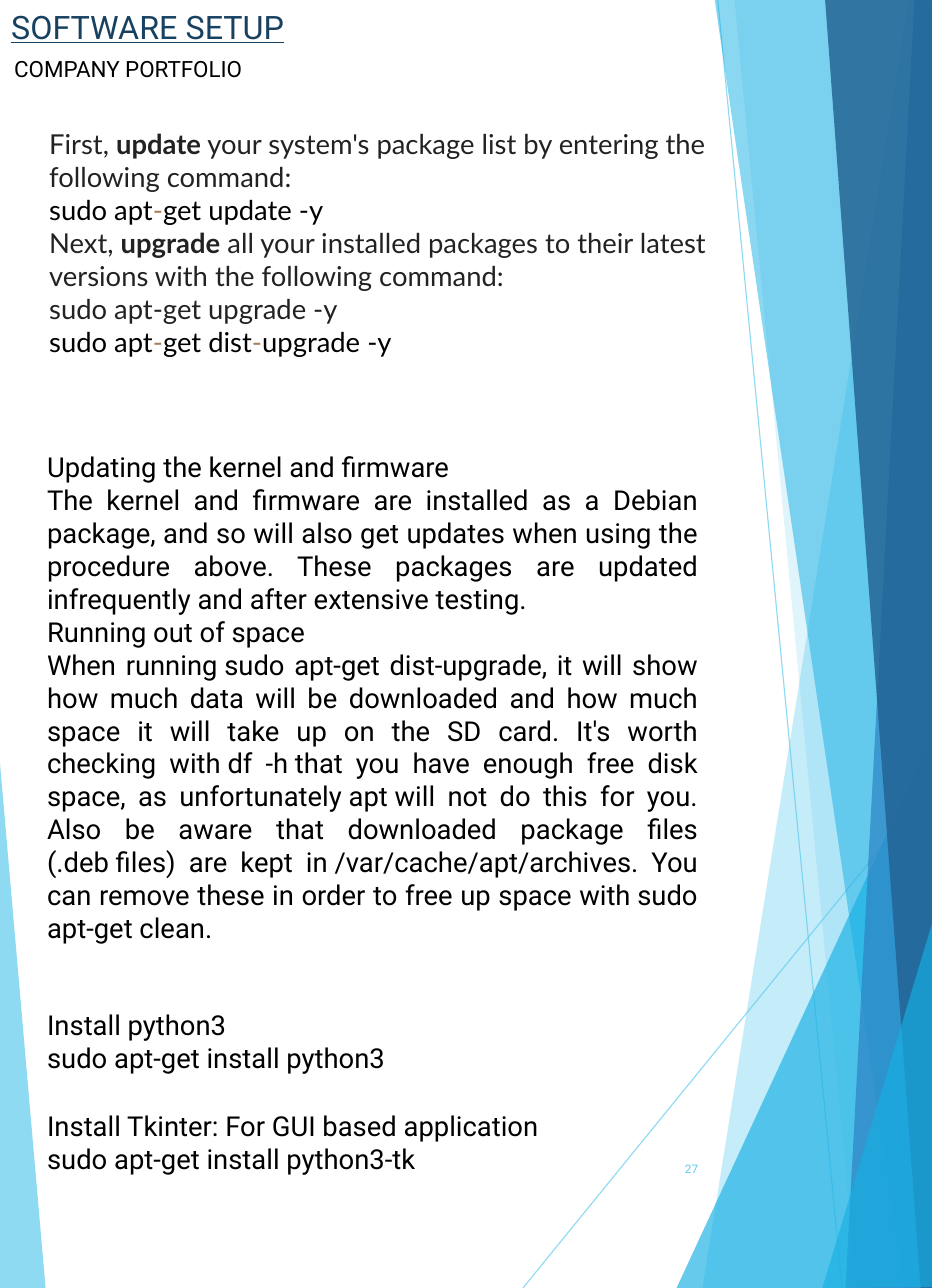
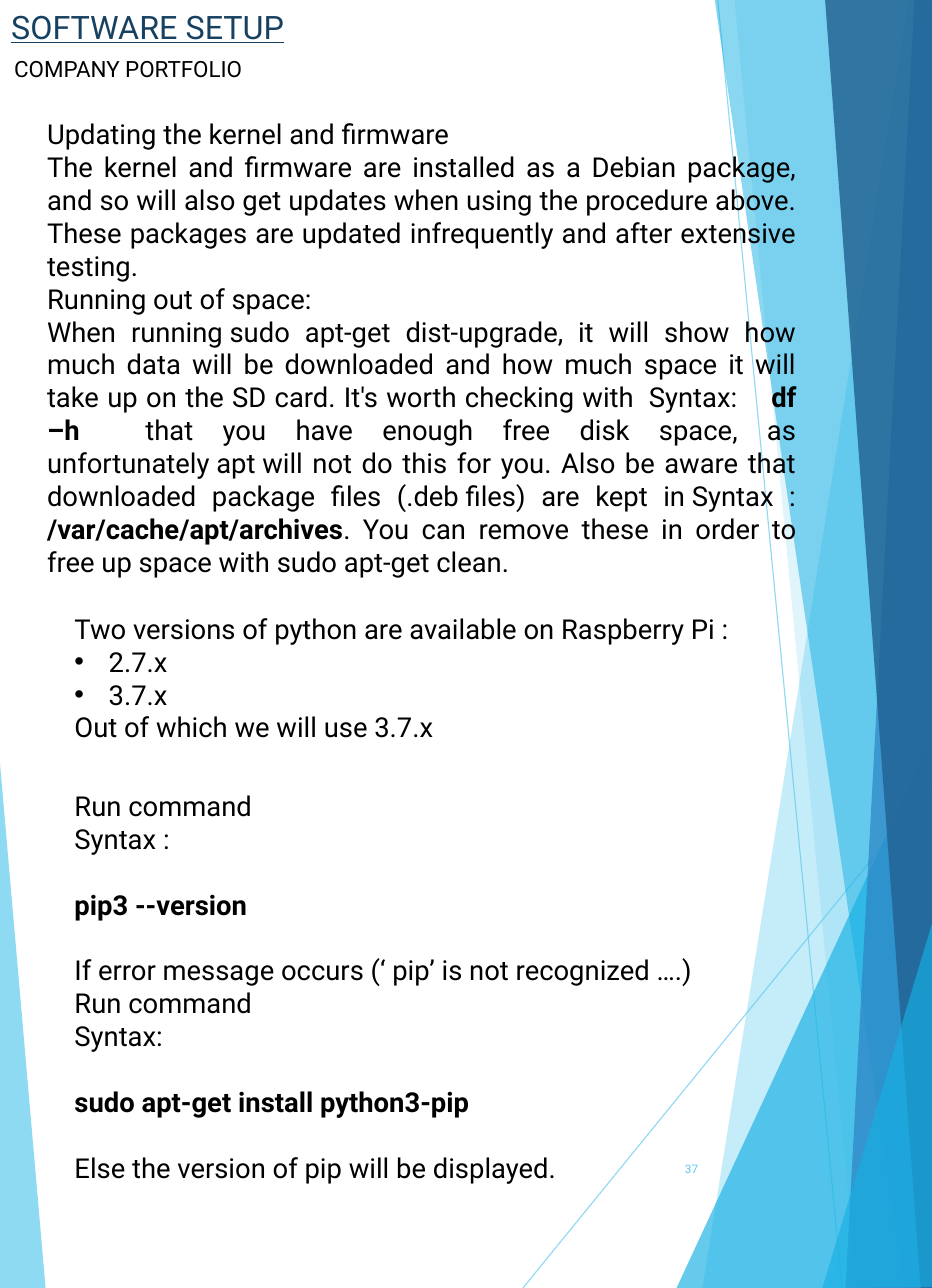
Before and after one commit to itsharsh/SmartMirror-RaspberryPi, a slide deck: slide 37 of Smart Mirror Manual.pptx (slide 27 before the commit). Drawn at 932x1288 pixels with LibreOffice and Linux fonts; fonts in the diff are those of the drawing. Boxes give left, top, right and bottom in pixels: in the first picture for what was removed or moved away, otherwise in the second. Text is boxed around its words. In the diff, an @@ line names an element or a change of style, - is before the commit and + after.

```diff
--- a/Smart Mirror Manual.pptx
+++ b/Smart Mirror Manual.pptx
@@ text "Updating the kernel and firmware": place and size @@
-text "Updating the kernel and firmware" at (47, 456, 698, 944)
+text "Updating the kernel and firmware" at (47, 123, 796, 578)
@@ text removed at (49, 133, 706, 357) @@
-First, update your system's package list by entering the following command:
-sudo apt-get update -y
-Next, upgrade all your installed packages to their latest versions with the following command:
-sudo apt-get upgrade -y
-sudo apt-get dist-upgrade -y
@@ text at (47, 288, 796, 578): text changed @@
-Running out of space
-When running sudo apt-get dist-upgrade, it will show how much data will be downloaded and how much space it will take up on the SD card. It's worth checking with df -h that you have enough free disk space, as unfortunately apt will not do this for you. Also be aware that downloaded package files (.deb files) are kept in /var/cache/apt/archives. You can remove these in order to free up space with sudo apt-get clean.
+Running out of space:
+When running sudo apt-get dist-upgrade, it will show how much data will be downloaded and how much space it will take up on the SD card. It's worth checking with Syntax: df –h that you have enough free disk space, as unfortunately apt will not do this for you. Also be aware that downloaded package files (.deb files) are kept in Syntax : /var/cache/apt/archives. You can remove these in order to free up space with sudo apt-get clean.
@@ text added at (74, 618, 715, 738), 18 pt, text #000000 @@
+Two versions of python are available on Raspberry Pi :
+• 2.7.x
+• 3.7.x
+Out of which we will use 3.7.x
@@ text added at (74, 795, 650, 1184), 18 pt, text #000000 @@
+Run command
+Syntax :
+pip3 --version
+If error message occurs (‘ pip’ is not recognized ….)
+Run command
+Syntax:
+sudo apt-get install python3-pip
+Else the version of pip will be displayed.
@@ text removed at (47, 1014, 384, 1074) @@
-Install python3
-sudo apt-get install python3
@@ text removed at (47, 1115, 539, 1175) @@
-Install Tkinter: For GUI based application
-sudo apt-get install python3-tk
```
Also in this commit, not shown: 16 other slides changed, 22 slides added, 10 slides removed.
